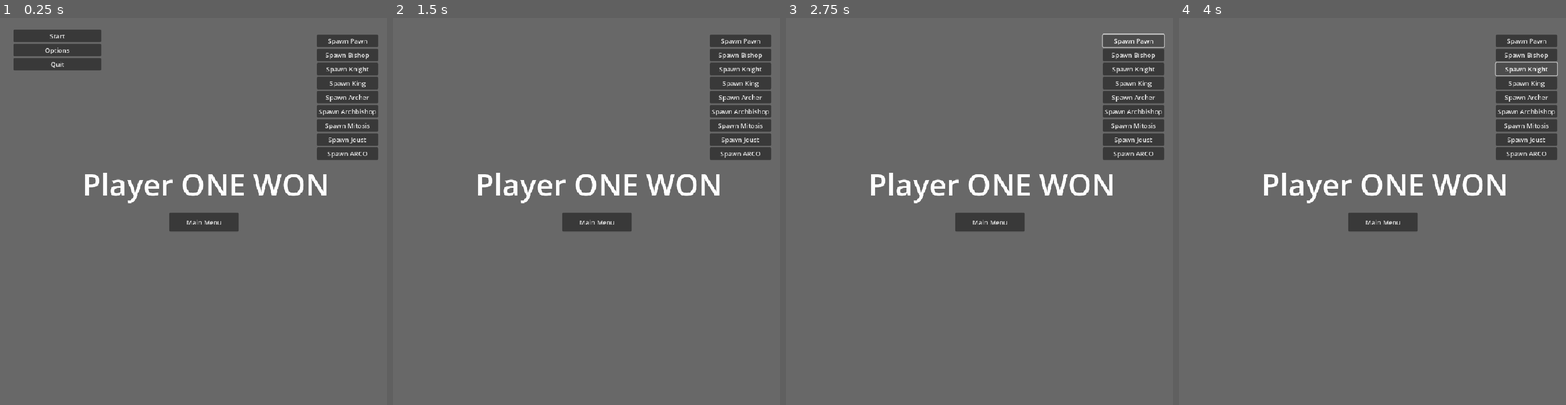
Above: before the commit, frames 1-4 (left to right).
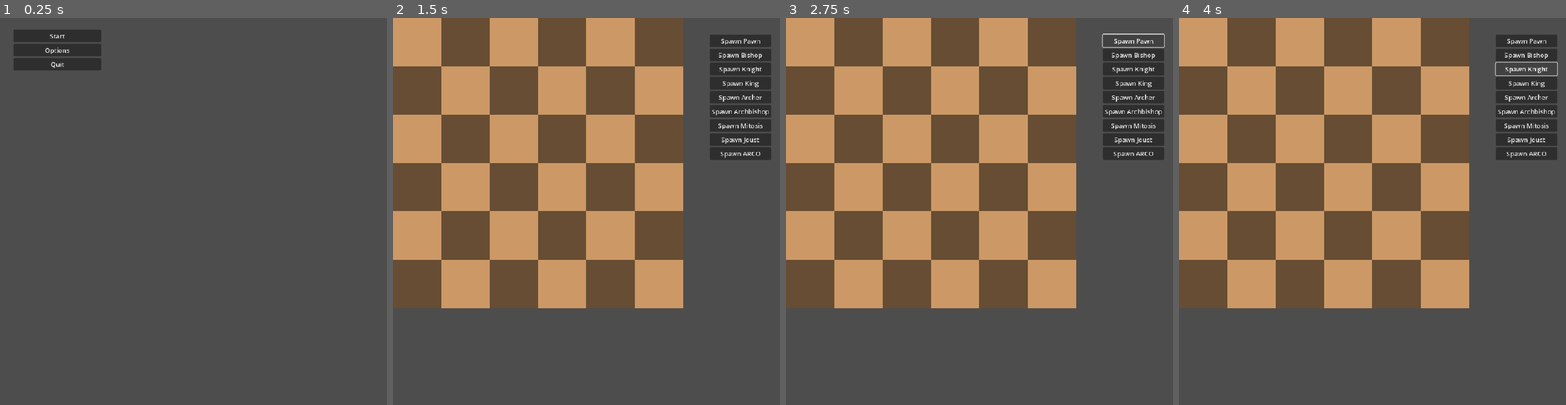
Above: after the commit, the same moments.

Repository: Wyadox/TurnBasedLite
Game: Godot game, scene res://scenes/game.tscn
Same seed, same stepped clock (60 frames per second), same inputs: the game is played once before the commit and once after it.
Inputs:
- Up to frame 1 (0.25 s): no input
- Up to frame 2 (1.5 s): click "Start" at 0.5 s; click "Human" at 1.25 s
- Up to frame 3 (2.75 s): click "Spawn Pawn" at 2 s
- Up to frame 4 (4 s): click "Spawn Bishop" at 2.75 s; click "Spawn Knight" at 3.5 s

The runs differ from the first frame. In frame 1, 93% of the frame differs, in the area x 0-100%, y 0-100%; in frame 2, 95%; in frame 3, 95%; in frame 4, 95%.
Error before the commit: Parse Error: Cannot find member "SHIELD_KING" in base "globals.gd.PIECE_TYPES". (res://scripts/game.gd:106)

Commit message:
Revert "Kaleb branch into Merge"

Diff:
--- a/chess-game/project.godot
+++ b/chess-game/project.godot
@@ -18,6 +18,7 @@
 [autoload]
 
 Globals="*res://scripts/globals.gd"
+BoardScript="*res://scripts/board.gd"
 
 [display]
 
--- a/chess-game/scripts/board.gd
+++ b/chess-game/scripts/board.gd
@@ -66,7 +66,7 @@
 		)
 		pieces.append(white_piece)
 
-		if piece_type == Globals.PIECE_TYPES.SHIELD_KING:
+		if piece_type == Globals.PIECE_TYPES.KING:
 			register_king(white_piece_pos, Globals.COLORS.WHITE)
 			register_king(black_piece_pos, Globals.COLORS.BLACK)
 
@@ -136,48 +136,6 @@
 		return cur_pos if cur_piece.color != own_color else null
 	return cur_pos if not threat_only else null
 
-func spot_search_explode(
-	cur_x, cur_y,
-	inc_x, inc_y,
-	threat_only = false, free_only = false
-):
-	# Do a single move and check if move is valid or threatens a piece
-	cur_x += inc_x
-	cur_y += inc_y
-
-	if cur_x >= 6 or cur_x < 0 or cur_y >= 6 or cur_y < 0:
-		return
-
-	var cur_pos = Vector2(cur_x, cur_y)
-	var cur_piece = get_piece(cur_pos)
-
-	if cur_piece != null:
-		if free_only:
-			return
-	return cur_pos if not threat_only else null
-
-func spot_search_protect(
-	own_color,
-	cur_x, cur_y,
-	inc_x, inc_y,
-	threat_only = false, free_only = false
-):
-	# Do a single move and check if move is valid or threatens a piece
-	cur_x += inc_x
-	cur_y += inc_y
-
-	if cur_x >= 6 or cur_x < 0 or cur_y >= 6 or cur_y < 0:
-		return
-
-	var cur_pos = Vector2(cur_x, cur_y)
-	var cur_piece = get_piece(cur_pos)
-
-	if cur_piece != null:
-		if free_only:
-			return
-		return cur_pos if cur_piece.color == own_color else null
-	return cur_pos if not threat_only else null
-
 func clone():
 	var board = self.duplicate()
 	for i in range(len(pieces)):
--- a/chess-game/scripts/game.gd
+++ b/chess-game/scripts/game.gd
@@ -8,8 +8,6 @@
 var player_color;
 var status; # who is playing
 var player2_type; # Where AI or Human is playinh
-var white_shield_king_alive = false
-var black_shield_king_alive = false
 
 # To drag piece
 var is_dragging: bool;
@@ -44,6 +42,7 @@
 	if Input.is_action_just_pressed("left_click"):
 		var pos = get_pos_under_mouse()
 		selected_piece = board.get_piece(pos)
+
 		# Drag piece only if they are under the mouse or are of current player
 		if selected_piece == null:
 			if pos.x < 6 and pos.x > -1 and pos.y < 6 and pos.y > -1:
@@ -100,14 +99,6 @@
 	is_dragging = false
 	player_color = Globals.COLORS.WHITE
 	status = Globals.COLORS.WHITE
-	player2_type = Globals.PLAYER_2_TYPE.HUMAN
-	# Check to see if either player has a shield king, and mark it alive if it does.
-	for piece in board.pieces:
-		if piece.piece_type == Globals.PIECE_TYPES.SHIELD_KING && piece.color == Globals.COLORS.WHITE:
-			white_shield_king_alive = true
-		if piece.piece_type == Globals.PIECE_TYPES.SHIELD_KING && piece.color == Globals.COLORS.BLACK:
-			black_shield_king_alive = true
-	#player2_type = Globals.PLAYER_2_TYPE.AI
 
 func get_pos_under_mouse():
 	var pos = get_global_mouse_position()
@@ -128,28 +119,6 @@
 		var dest_piece = board.get_piece(to_move)
 		# Delete only if the target piece is of different color
 		if dest_piece != null and dest_piece.color != selected_piece.color:
-			if dest_piece.piece_type == Globals.PIECE_TYPES.TROJAN_HORSE:
-				dest_piece.trojan_spawn(dest_piece.color)
-			if dest_piece.piece_type == Globals.PIECE_TYPES.EXPLODING_BISHOP:
-				for position in dest_piece.bishop_explode_positions():
-					piece_around = board.get_piece(position)
-					if piece_around != null:
-						board.delete_piece(piece_around)
-				if selected_piece.piece_type != Globals.PIECE_TYPES.HORSE_ARCHER:
-					board.delete_piece(selected_piece)
-			if selected_piece.piece_type == Globals.PIECE_TYPES.EXPLODING_BISHOP:
-				for position in dest_piece.bishop_explode_positions():
-					piece_around = board.get_piece(position)
-					if piece_around != null and piece_around.piece_type == Globals.PIECE_TYPES.SHIELD_KING:
-						board.delete_piece(piece_around)
-						board.delete_piece(selected_piece)
-						end_turn()
-						return true
-				for pos in dest_piece.bishop_explode_positions():
-					piece_around = board.get_piece(pos)
-					if piece_around != null:
-						board.delete_piece(piece_around)
-					board.delete_piece(selected_piece)
 			if dest_piece.piece_type == Globals.PIECE_TYPES.JOUST_BISHOP:
 				piece_died = true
 			board.delete_piece(dest_piece)
@@ -159,15 +128,8 @@
 			if selected_piece.piece_type == Globals.PIECE_TYPES.JOUST_BISHOP:
 				is_jousting = true
 		if is_shooting == false:
-			#print(selected_piece.board_position - to_move)
+			print(selected_piece.board_position - to_move)
 			selected_piece.move_position(to_move)
-			if selected_piece.piece_type == Globals.PIECE_TYPES.STUN_KNIGHT:
-				for space in selected_piece.get_stun_positions():
-					var piece = board.get_piece(space)
-					if piece != null:
-						piece.stun_counter = 2
-		if selected_piece.piece_type == Globals.PIECE_TYPES.SHIELD_KING:
-			board.register_king(selected_piece.board_position, selected_piece.color)
 		if is_jousting:
 			var joust_pos = to_move + joust_direction(old_pos, to_move)
 			dest_piece = board.get_piece(joust_pos)
@@ -185,8 +147,6 @@
 func valid_move(from_pos, to_pos):
 	var board_copy = board.clone()
 	var src_piece = board_copy.get_piece(from_pos)
-	var shield_king_position
-	var shield_king
 
 	# If we cannot move to threatend or moveable position
 	if(
@@ -196,25 +156,17 @@
 	):
 		return false
 
-	if status == Globals.COLORS.WHITE && black_shield_king_alive:
-		shield_king_position = board.black_king_pos
-		shield_king = board_copy.get_piece(shield_king_position)
-	elif status == Globals.COLORS.BLACK && white_shield_king_alive:
-		shield_king_position = board.white_king_pos
-		shield_king = board_copy.get_piece(shield_king_position)
-	if src_piece.piece_type != Globals.PIECE_TYPES.EXPLODING_BISHOP && shield_king != null:
-		for position in shield_king.shield_king_protect_positions():
-			print(position)
-			if board_copy.get_piece(position) != null && position == to_pos:
-				return false
-
-
 	var dst_piece = board_copy.get_piece(to_pos)
 	if dst_piece != null:
 		board_copy.delete_piece(dst_piece)
 	src_piece.move_position(to_pos)
 
-
+	# Check whether there is no check threaten the color
+	#for piece in board_copy.pieces:
+		#if status == Globals.COLORS.BLACK and board_copy.black_king_pos in piece.get_threatened_positions():
+			#return false
+		#if status == Globals.COLORS.WHITE and board_copy.white_king_pos in piece.get_threatened_positions():
+			#return false
 
 	return true
 
@@ -238,9 +190,6 @@
 func get_valid_moves():
 	# Get possible moves for current player
 	var valid_moves = []
-#	var shield_king_position
-#	var shield_king
-
 	for piece in board.pieces:
 		if piece.color == status:
 			var candi_pos = piece.get_moveable_positions()
@@ -250,18 +199,6 @@
 			for pos in candi_pos:
 				if valid_move(piece.board_position, pos):
 					valid_moves.append([piece, pos])
-#		if status == Globals.COLORS.WHITE && black_shield_king_alive:
-#			shield_king_position = board.black_king_pos
-#			shield_king = board.get_piece(shield_king_position)
-#		elif status == Globals.COLORS.BLACK && white_shield_king_alive:
-#			shield_king_position = board.white_king_pos
-#			shield_king = board.get_piece(shield_king_position)
-#		if piece.piece_type != Globals.PIECE_TYPES.EXPLODING_BISHOP && shield_king != null:
-#			for move in valid_moves:
-#				for position in shield_king.shield_king_protect_positions():
-#					var index = valid_moves.find(move)
-#					if valid_moves[index][1] == position:
-#						valid_moves.remove_at(index)
 	return valid_moves
 
 func unique(arr: Array) -> Array:
@@ -317,11 +254,6 @@
 func _on_button_pressed():
 	get_tree().reload_current_scene()
 
-func end_turn():
-	for piece in board.pieces:
-		if piece.stun_counter > 0:
-			piece.stun_counter -= 1
-	status = Globals.COLORS.BLACK if status == Globals.COLORS.WHITE else Globals.COLORS.WHITE
 func _on_board_setup_complete() -> void:
 	setup_complete = true
 	setup_ui.hide()
--- a/chess-game/scripts/piece.gd
+++ b/chess-game/scripts/piece.gd
@@ -109,10 +109,6 @@
 		Globals.PIECE_TYPES.KING: return king_threat_pos()
 		Globals.PIECE_TYPES.HORSE_ARCHER: return horse_archer_threat_pos()
 		Globals.PIECE_TYPES.ARCHBISHOP: return archbishop_threat_pos()
-		Globals.PIECE_TYPES.STUN_KNIGHT: return knight_threat_pos()
-		Globals.PIECE_TYPES.TROJAN_HORSE: return knight_threat_pos()
-		Globals.PIECE_TYPES.EXPLODING_BISHOP: return bishop_threat_pos()
-		Globals.PIECE_TYPES.SHIELD_KING: return king_threat_pos()
 		Globals.PIECE_TYPES.JOUST_BISHOP: return bishop_threat_pos()
 		Globals.PIECE_TYPES.ARCOBISHOP: return arcobishop_threat_pos()
 		_: return []
@@ -134,10 +130,6 @@
 		Globals.PIECE_TYPES.KING: return king_threat_pos()
 		Globals.PIECE_TYPES.HORSE_ARCHER: return horse_archer_threat_pos()
 		Globals.PIECE_TYPES.ARCHBISHOP: return archbishop_threat_pos()
-		Globals.PIECE_TYPES.STUN_KNIGHT: return knight_threat_pos()
-		Globals.PIECE_TYPES.TROJAN_HORSE: return knight_threat_pos()
-		Globals.PIECE_TYPES.EXPLODING_BISHOP: return bishop_threat_pos()
-		Globals.PIECE_TYPES.SHIELD_KING: return king_threat_pos()
 		Globals.PIECE_TYPES.JOUST_BISHOP: return bishop_threat_pos()
 		Globals.PIECE_TYPES.ARCOBISHOP: return arcobishop_threat_pos()
 		_: return []
@@ -330,65 +322,3 @@
 		color,
 		new_pawn_pos
 	)
-
-# Stun Knight Stun Search
-const STUN_KNIGHT_RANGE_INCREMENT = [[0, 1], [1, 0], [0, -1], [-1, 0]]
-func get_stun_positions():
-	var positions = []
-	for inc in STUN_KNIGHT_RANGE_INCREMENT:
-		var pos = board_handle.spot_search_threat(
-			color,
-			board_position[0], board_position[1],
-			inc[0], inc[1]
-		)
-		if pos != null:
-			positions.append(pos)
-	return positions
-
-
-# Trojan Horse Spawn Search
-const TROJAN_SPAWN_INCREMENT = [[1, 0], [-1, 0]]
-func get_trojan_spawn_positions():
-	var positions = []
-	for inc in TROJAN_SPAWN_INCREMENT:
-		var pos = board_handle.spot_search_threat(
-			color,
-			board_position[0], board_position[1],
-			inc[0], inc[1]
-		)
-		if pos != null:
-			positions.append(pos)
-	return positions
-
-func trojan_spawn(color):
-	for position in get_trojan_spawn_positions():
-		board_handle.create_piece(
-			Globals.PIECE_TYPES.PAWN,
-			color,
-			position
-		)
-
-const BISHOP_EXPLODE_INCREMENT = [[1, -1], [1, 0], [1, 1], [0, 1], [-1, 1], [-1, 0], [-1, -1], [0, -1]]
-func bishop_explode_positions():
-	var positions = []
-	for inc in BISHOP_EXPLODE_INCREMENT:
-		var pos = board_handle.spot_search_explode(
-			board_position[0], board_position[1],
-			inc[0], inc[1]
-		)
-		if pos != null:
-			positions.append(pos)
-	return positions
-
-const SHIELD_KING_PROTECT_INCREMENTS = [[1, -1], [1, 0], [1, 1], [0, 1], [-1, 1], [-1, 0], [-1, -1], [0, -1]]
-func shield_king_protect_positions():
-	var positions = []
-	for inc in SHIELD_KING_PROTECT_INCREMENTS:
-		var pos = board_handle.spot_search_protect(
-			color,
-			board_position[0], board_position[1],
-			inc[0], inc[1]
-		)
-		if pos != null:
-			positions.append(pos)
-	return positions
